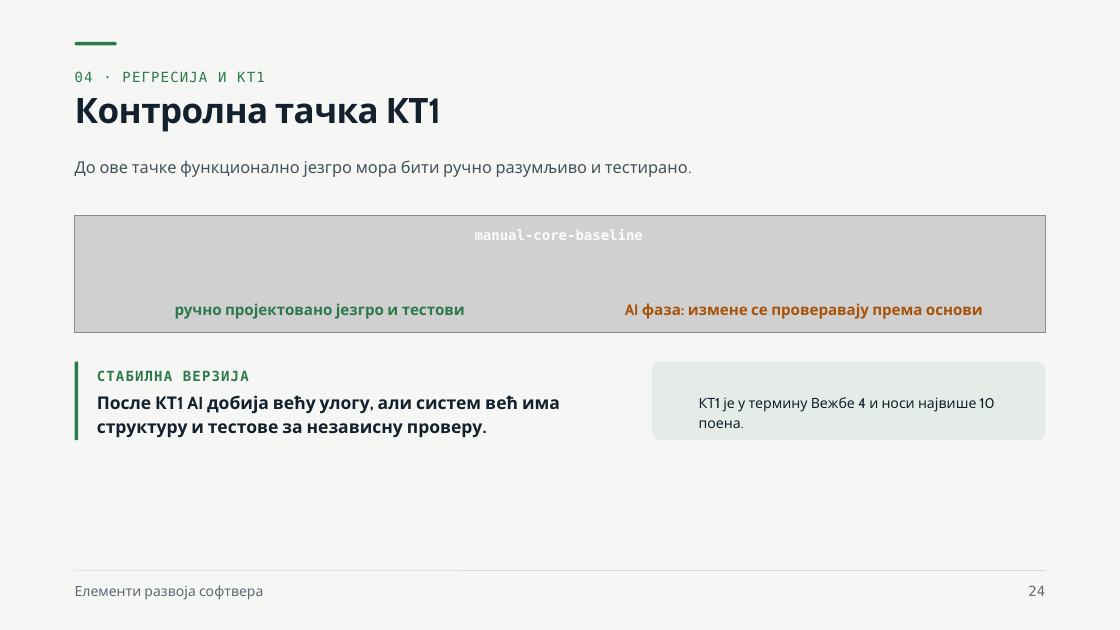
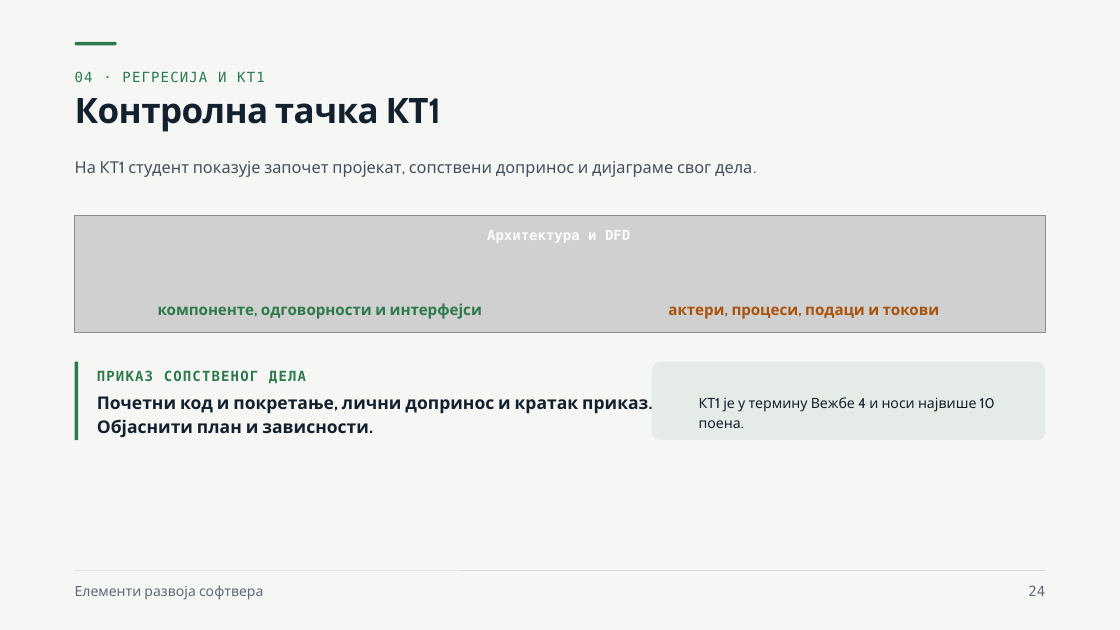
Before and after one commit to owlCoder/ftn-nastavni-portal, a slide deck: slide 24 of public/downloads/ers-prezentacije/04_Testabilni_dizajn_NUnit_i_Moq.pptx. Drawn at 1120x630 pixels with LibreOffice and Linux fonts; fonts in the diff are those of the drawing; grey boxes stand for pictures; background and template pictures are left out. Boxes give left, top, right and bottom in pixels: in the first picture for what was removed or moved away, otherwise in the second. Text is boxed around its words. In the diff, an @@ line names an element or a change of style, - is before the commit and + after.

```diff
--- a/public/downloads/ers-prezentacije/04_Testabilni_dizajn_NUnit_i_Moq.pptx
+++ b/public/downloads/ers-prezentacije/04_Testabilni_dizajn_NUnit_i_Moq.pptx
@@ text at bbox=[75, 161, 752, 177]: text changed @@
-До ове тачке функционално језгро мора бити ручно разумљиво и тестирано.
+На КТ1 студент показује започет пројекат, сопствени допринос и дијаграме свог дела.
@@ text at bbox=[487, 230, 630, 242]: text changed @@
-manual-core-baseline
+Архитектура и DFD
@@ text at bbox=[158, 303, 482, 319]: text changed @@
-ручно пројектовано језгро и тестови
+компоненте, одговорности и интерфејси
@@ text at bbox=[668, 306, 940, 319]: text changed @@
-AI фаза: измене се проверавају према основи
+актери, процеси, подаци и токови
@@ text at bbox=[97, 370, 306, 383]: text changed @@
-СТАБИЛНА ВЕРЗИЈА
+ПРИКАЗ СОПСТВЕНОГ ДЕЛА
@@ text at bbox=[97, 396, 648, 437]: text changed @@
-После КТ1 AI добија већу улогу, али систем већ има структуру и тестове за независну проверу.
+Почетни код и покретање, лични допринос и кратак приказ. Објаснити план и зависности.
```
Also in this commit, not shown: 4 other slides changed, 32 other files.
